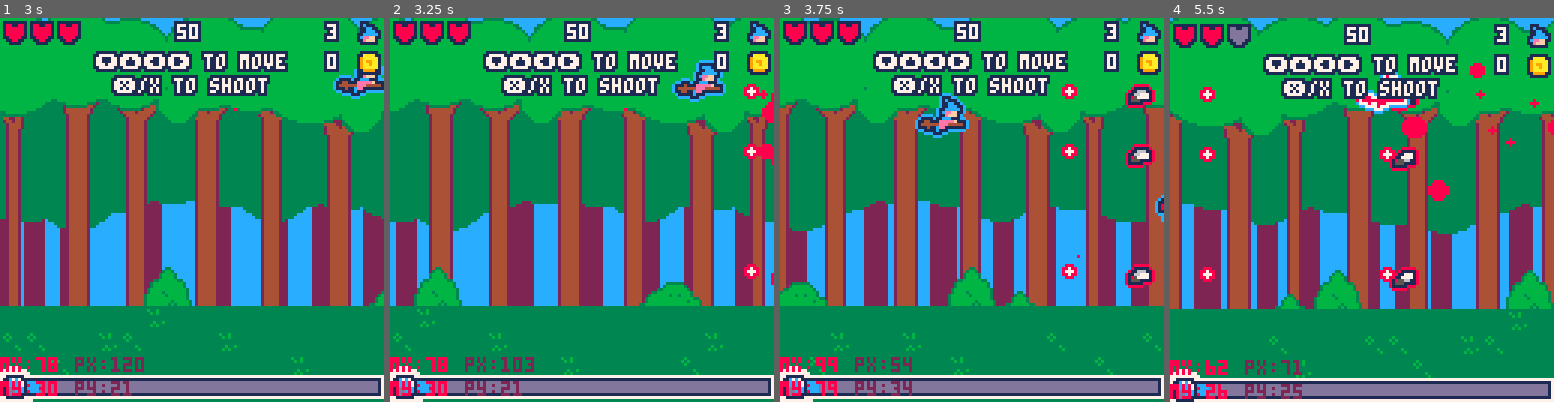
Above: before the commit, frames 1-4 (left to right).
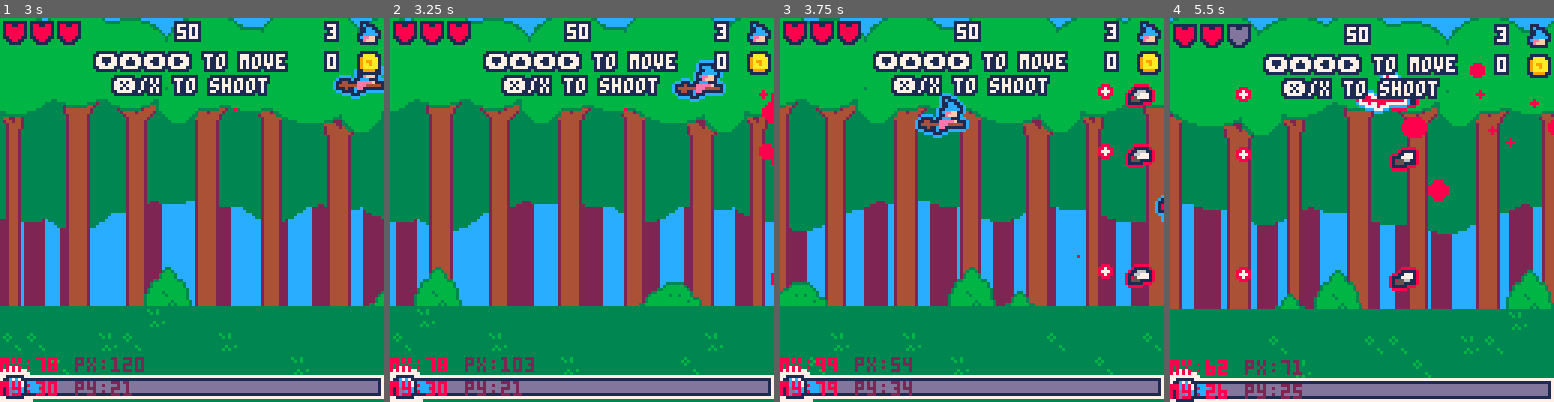
Above: after the commit, the same moments.

Repository: roseblack02/pico8-witch_blaster
Game: PICO-8 cartridge witch_blaster.p8
Same seed, same stepped clock (60 frames per second), same inputs: the game is played once before the commit and once after it.
Inputs (mouse positions are in pixels of both pictures, inside the frame that each line leads up to):
- Up to frame 1 (3 s): tap X (X key) at 0.33, 1.07, 1.85, 2.97 s; click (280, 121) at 0.67 s; tap O (Z key) at 0.7, 1.7, 2.1, 2.5, 2.9 s; click (46, 267) at 1.22 s; hold Right 1.6-2.1 s; click (107, 114) at 1.77 s; hold Up 2.15-2.42 s; click (172, 259) at 2.32 s; hold Right from 2.47 s (still down); click (234, 106) at 2.87 s
- Up to frame 2 (3.25 s): release Right at 3.03 s; hold Left from 3.08 s (still down)
- Up to frame 3 (3.75 s): tap O (Z key) at 3.3, 3.7 s; click (1075, 256) at 3.42 s; release Left at 3.58 s; hold Down from 3.63 s (still down)
- Up to frame 4 (5.5 s): release Down at 3.97 s; click (1231, 102) at 3.97 s; hold Right 4.02-4.68 s; tap X (X key) at 4.08, 5.2 s; tap O (Z key) every 0.4 s from 4.1 to 5.3 s; click (1292, 248) at 4.52 s; hold Up 4.73-5.03 s; click (1354, 94) at 5.07 s; hold Left from 5.08 s (still down)

Frame 1 is identical in both runs. In frame 2, 0.4% of the frame differs, in the area x 92-97%, y 17-68%; in frame 3, 0.8%; in frame 4, 1.0%, in the area x 7-59%, y 17-69%.

Commit message:
enemies shoot sooner. Enemy shooting has also been moved to a function to reduce repeated code

Diff:
--- a/witch_blaster.p8
+++ b/witch_blaster.p8
@@ -624,6 +624,7 @@
 		sprite=0,
 		is_hit=false,
 		points=0,
+		shoot_timer=0,
 		update=function(self)
 		end,
 		draw=function(self)
@@ -663,7 +664,13 @@
 					self.is_hit=false
 				end
 			end
-
+		end,
+		shoot_player=function(self)
+			--shoot at player
+			self.shoot_timer+=1
+			if (self.shoot_timer>180) self.shoot_timer=0
+
+			if (self.x<(player.x+200) and self.shoot_timer==179) make_enemy_bullet(self.x,self.y)
 		end
 	}
 	--loop through properties and assign it to the obj table
@@ -710,7 +717,6 @@
 		hp=8,
 		sprite=42,
 		points=250,
-		shoot_timer=0,
 		update=function(self)
 			self.x-=0.5
 
@@ -723,11 +729,7 @@
 				self.sprite=44
 			end
 
-			--shoot at player
-			self.shoot_timer+=1
-			if (self.shoot_timer>180) self.shoot_timer=0
-
-			if (self.x<(player.x+128) and self.shoot_timer==179) make_enemy_bullet(self.x,self.y)
+			self:shoot_player(self)
 
 			--delete self if off screen
 			if (self.x<(player.x-128)) del(enemy_objs,self)
@@ -803,7 +805,6 @@
 		hp=2,
 		sprite=11,
 		points=50,
-		shoot_timer=0,
 		update=function(self)
 			self.x-=0.4
 
@@ -816,14 +817,7 @@
 				self.sprite=11
 			end
 
-			--shoot at player
-			self.shoot_timer+=1
-			if (self.shoot_timer>150) self.shoot_timer=0
-
-			if (self.x<(player.x+128) and self.shoot_timer==149) make_enemy_bullet(self.x,self.y)
-
-			--delete self if off screen
-			if (self.x<(player.x-128)) del(enemy_objs,self)
+			self:shoot_player(self)
 		end,
 		draw=function(self)
 			outlined_sprites(self.sprite,8,self.x-2,self.y-2,1,1)
